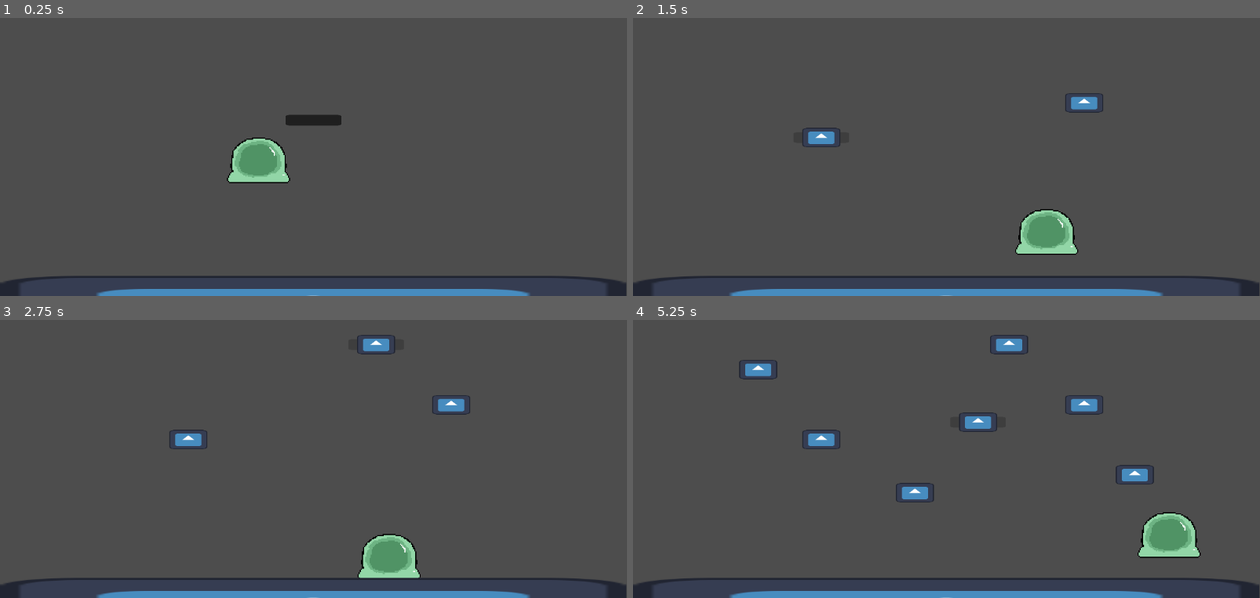
Above: before the commit, frames 1-4 (two rows, left to right).
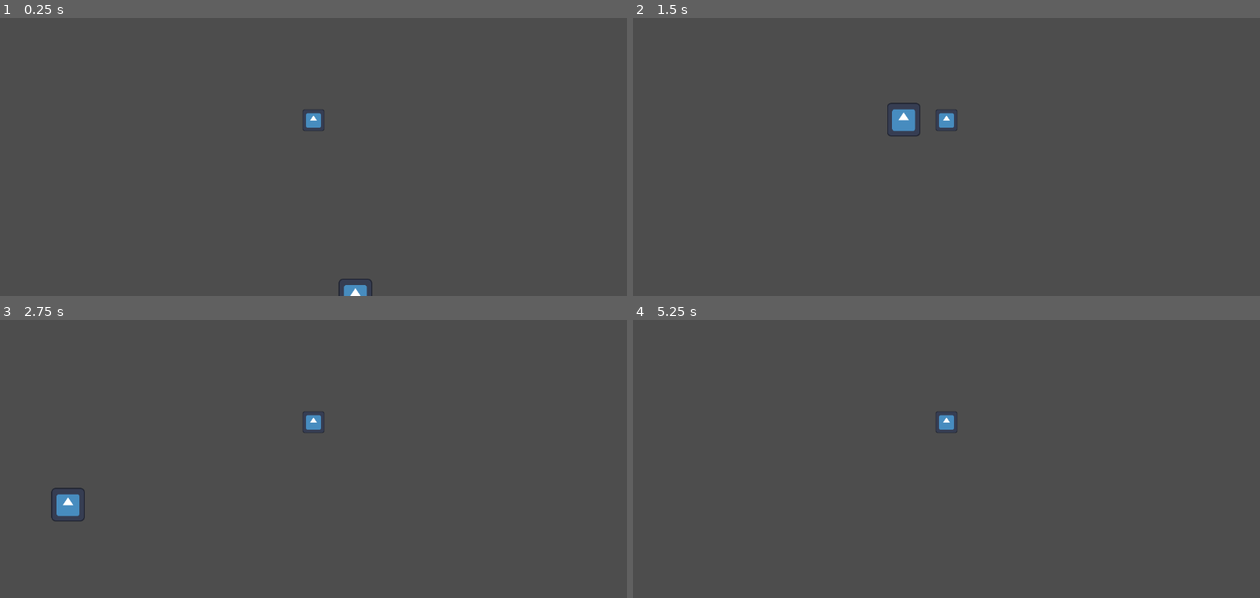
Above: after the commit, the same moments.

Repository: Eagleast/No_platform_the_game
Game: Godot game, scene res://Scenes/node_2d.tscn
The game is run twice, just before and just after one commit, with the same random seed, the same clock (stepped at 60 frames per second) and the same inputs. The engine's default icon, where the game draws it, is replaced by a stand-in: a white triangle on a blue panel in a dark square.
Inputs (mouse positions are in pixels of both pictures, inside the frame that each line leads up to):
- Up to frame 1 (0.25 s): no input
- Up to frame 2 (1.5 s): tap Enter (ui_accept) at 0.5, 0.77 s; move the mouse to (1084, 101) at 0.52 s; hold D (right) from 0.53 s (still down); click (1084, 101) at 0.6 s; move the mouse to (821, 137) at 1.27 s; click (821, 137) at 1.35 s
- Up to frame 3 (2.75 s): tap Enter (ui_accept) at 1.52 s; move the mouse to (376, 345) at 2.02 s; release D (right) at 2.03 s; hold A (left) from 2.03 s (still down); click (376, 345) at 2.1 s
- Up to frame 4 (5.25 s): move the mouse to (915, 492) at 2.77 s; release A (left) at 2.78 s; hold D (right) 2.78-4.28 s; click (915, 492) at 2.85 s; tap Enter (ui_accept) at 3.02, 3.77, 4.52 s; move the mouse to (1134, 475) at 3.52 s; click (1134, 475) at 3.6 s; move the mouse to (758, 370) at 4.27 s; hold A (left) 4.28-5.03 s; click (758, 370) at 4.35 s; move the mouse to (977, 422) at 5.02 s; hold D (right) from 5.03 s (still down); click (977, 422) at 5.1 s

The runs differ from the first frame. In frame 1, 4.7% of the frame differs, in the area x 0-100%, y 32-100%; in frame 2, 5.3%; in frame 3, 5.5%; in frame 4, 6.3%, in the area x 0-100%, y 5-100%.

Commit message:
nouveau proto
proto du jeu physics based. Implementation du trou noir

Diff:
--- /dev/null
+++ b/Scenes/black_hole.gd
@@ -0,0 +1,21 @@
+extends Area2D
+@onready var area_2d = $"."
+
+
+# Called when the node enters the scene tree for the first time.
+func _ready():
+	pass # Replace with function body.
+
+# Called every frame. 'delta' is the elapsed time since the previous frame.
+func _process(delta):
+	pass
+
+func _on_body_entered(body):
+	if body.is_in_group("not_a_player"):
+		body.gravitational_pull_add(area_2d.position)
+	pass # Replace with function body.
+
+func _on_body_exited(body):
+	if body.is_in_group("not_a_player"):
+		body.gravitational_pull_remove(area_2d.position)
+	pass # Replace with function body.
--- /dev/null
+++ b/Scenes/black_hole.tscn
@@ -0,0 +1,20 @@
+[gd_scene load_steps=4 format=3 uid="uid://dkmdn6cj3yc24"]
+
+[ext_resource type="Script" path="res://Scenes/black_hole.gd" id="1_pcd2o"]
+[ext_resource type="Texture2D" uid="uid://brtt04gm73rop" path="res://icon.svg" id="2_cdt3q"]
+
+[sub_resource type="CircleShape2D" id="CircleShape2D_h6hfs"]
+radius = 173.012
+
+[node name="Area2D" type="Area2D"]
+script = ExtResource("1_pcd2o")
+
+[node name="CollisionShape2D" type="CollisionShape2D" parent="."]
+shape = SubResource("CircleShape2D_h6hfs")
+
+[node name="Sprite2D" type="Sprite2D" parent="."]
+scale = Vector2(0.48, 0.48)
+texture = ExtResource("2_cdt3q")
+
+[connection signal="body_entered" from="." to="." method="_on_body_entered"]
+[connection signal="body_exited" from="." to="." method="_on_body_exited"]
--- a/Scenes/node_2d.tscn
+++ b/Scenes/node_2d.tscn
@@ -1,30 +1,14 @@
-[gd_scene load_steps=6 format=3 uid="uid://ce57ha6jkbu2h"]
+[gd_scene load_steps=4 format=3 uid="uid://ce57ha6jkbu2h"]
 
-[ext_resource type="PackedScene" uid="uid://conqibygdim7c" path="res://Scenes/player.tscn" id="1_5utox"]
 [ext_resource type="Script" path="res://Scripts/node_2d.gd" id="1_kyaf5"]
-[ext_resource type="Texture2D" uid="uid://brtt04gm73rop" path="res://icon.svg" id="2_x1qbk"]
-[ext_resource type="PackedScene" uid="uid://dcmd6s6ekge3t" path="res://Scenes/Platform_placer.tscn" id="4_ge5b4"]
-
-[sub_resource type="SegmentShape2D" id="SegmentShape2D_g2bh4"]
-a = Vector2(-1, 611)
-b = Vector2(1150, 614)
+[ext_resource type="PackedScene" uid="uid://dkmdn6cj3yc24" path="res://Scenes/black_hole.tscn" id="2_pmf72"]
+[ext_resource type="PackedScene" uid="uid://bkvay5w2qny6a" path="res://Scenes/not_a_player.tscn" id="3_031y3"]
 
 [node name="Node2D" type="Node2D"]
 script = ExtResource("1_kyaf5")
 
-[node name="player" parent="." instance=ExtResource("1_5utox")]
-position = Vector2(475, 343)
+[node name="Area2D" parent="." instance=ExtResource("2_pmf72")]
+position = Vector2(561, 383)
 
-[node name="ground" type="StaticBody2D" parent="."]
-
-[node name="CollisionShape2D" type="CollisionShape2D" parent="ground"]
-shape = SubResource("SegmentShape2D_g2bh4")
-
-[node name="Sprite2D" type="Sprite2D" parent="ground"]
-position = Vector2(575.5, 675)
-scale = Vector2(8.99219, 1)
-texture = ExtResource("2_x1qbk")
-
-[node name="platform_placer" parent="." instance=ExtResource("4_ge5b4")]
-
-[connection signal="place_platform" from="platform_placer" to="." method="_on_platform_placer_place_platform"]
+[node name="RigidBody2D" parent="." instance=ExtResource("3_031y3")]
+position = Vector2(484, 50)
--- /dev/null
+++ b/Scenes/not_a_player.gd
@@ -0,0 +1,54 @@
+extends CharacterBody2D
+@onready var player_2 = $"."
+var pullers = []
+var not_pullers = []
+@export var MAX_VELOCITY = Vector2(10000, 10000)
+
+func max_velocity(velocity):
+	if velocity.y > MAX_VELOCITY.y :
+		velocity.y = MAX_VELOCITY.y
+	if velocity.x > MAX_VELOCITY.x :
+		velocity.x = MAX_VELOCITY.x
+	if velocity.y < -MAX_VELOCITY.y :
+		velocity.y = -MAX_VELOCITY.y
+	if velocity.x < -MAX_VELOCITY.x :
+		velocity.x = -MAX_VELOCITY.x
+
+func gravitational_pull_remove(body_pos):
+	not_pullers.append(body_pos)
+
+func gravitational_pull_remover(not_pullers, pullers):
+	for i in range(len(pullers)):
+		for j in range(len(not_pullers)):
+			if pullers[i] == not_pullers[j]:
+				pullers.pop_at(i)
+
+func gravitational_pull_add(body_pos):
+	pullers.append(Vector2(body_pos))
+	print("puller added")
+	pass
+
+func gravitational_pull(pullers, delta):
+	for i in range(len(pullers)):
+		var scaling = Vector2(pullers[i]).distance_to(player_2.position)
+		#print(scaling)
+		player_2.velocity += Vector2(pullers[i] - player_2.position).normalized() * (20000000/pow(scaling,2)) * delta
+		#print(player_2.velocity)
+# Called when the node enters the scene tree for the first time.
+func _ready():
+	pass # Replace with function body.
+
+
+# Called every frame. 'delta' is the elapsed time since the previous frame.
+func _process(delta):
+	#calculate velocity with blackholes
+	gravitational_pull(pullers, delta)
+	gravitational_pull_remover(not_pullers, pullers)
+	#set gravity
+	if not is_on_floor():
+		#print("add gravity")
+		player_2.velocity.y += 300 * delta
+		print("vel : " ,player_2.velocity)
+	max_velocity(velocity)
+	move_and_slide()
+	pass
--- /dev/null
+++ b/Scenes/not_a_player.tscn
@@ -0,0 +1,20 @@
+[gd_scene load_steps=4 format=3 uid="uid://bkvay5w2qny6a"]
+
+[ext_resource type="Script" path="res://Scenes/not_a_player.gd" id="1_cdsgv"]
+[ext_resource type="Texture2D" uid="uid://brtt04gm73rop" path="res://icon.svg" id="1_sp5lr"]
+
+[sub_resource type="CircleShape2D" id="CircleShape2D_k12th"]
+radius = 22.0227
+
+[node name="player2" type="CharacterBody2D" groups=["not_a_player"]]
+script = ExtResource("1_cdsgv")
+MAX_VELOCITY = Vector2(100, 100)
+
+[node name="CollisionShape2D" type="CollisionShape2D" parent="."]
+shape = SubResource("CircleShape2D_k12th")
+
+[node name="Sprite2D" type="Sprite2D" parent="."]
+scale = Vector2(0.315, 0.315)
+texture = ExtResource("1_sp5lr")
+
+[node name="Camera2D" type="Camera2D" parent="."]
